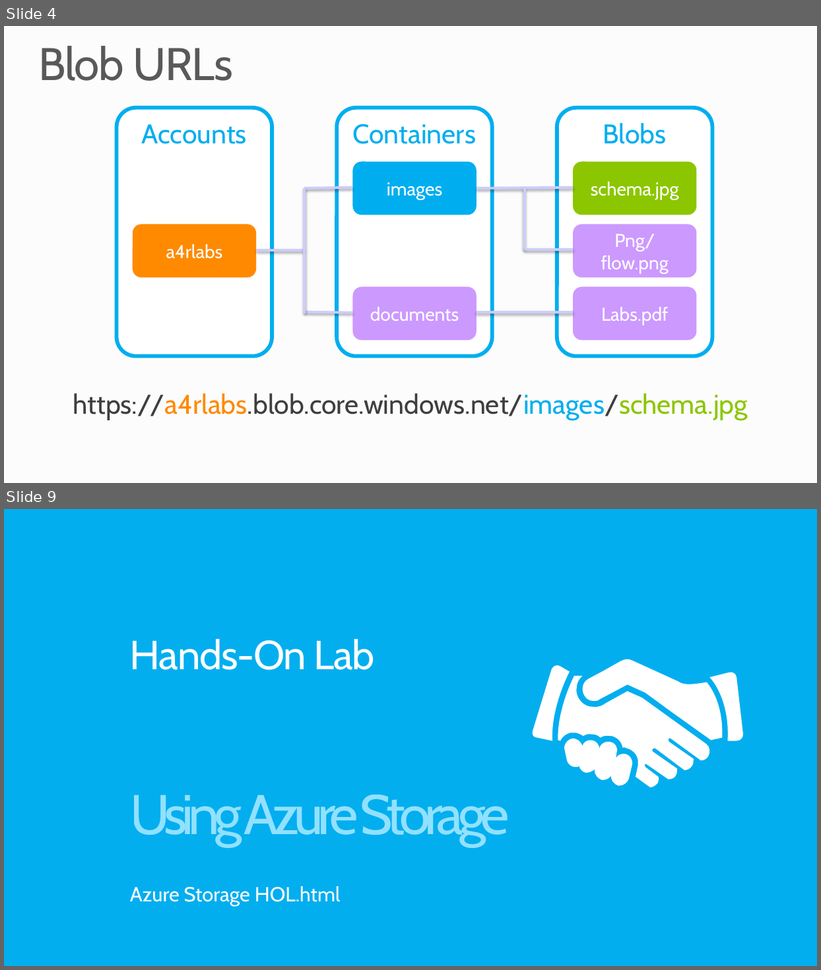
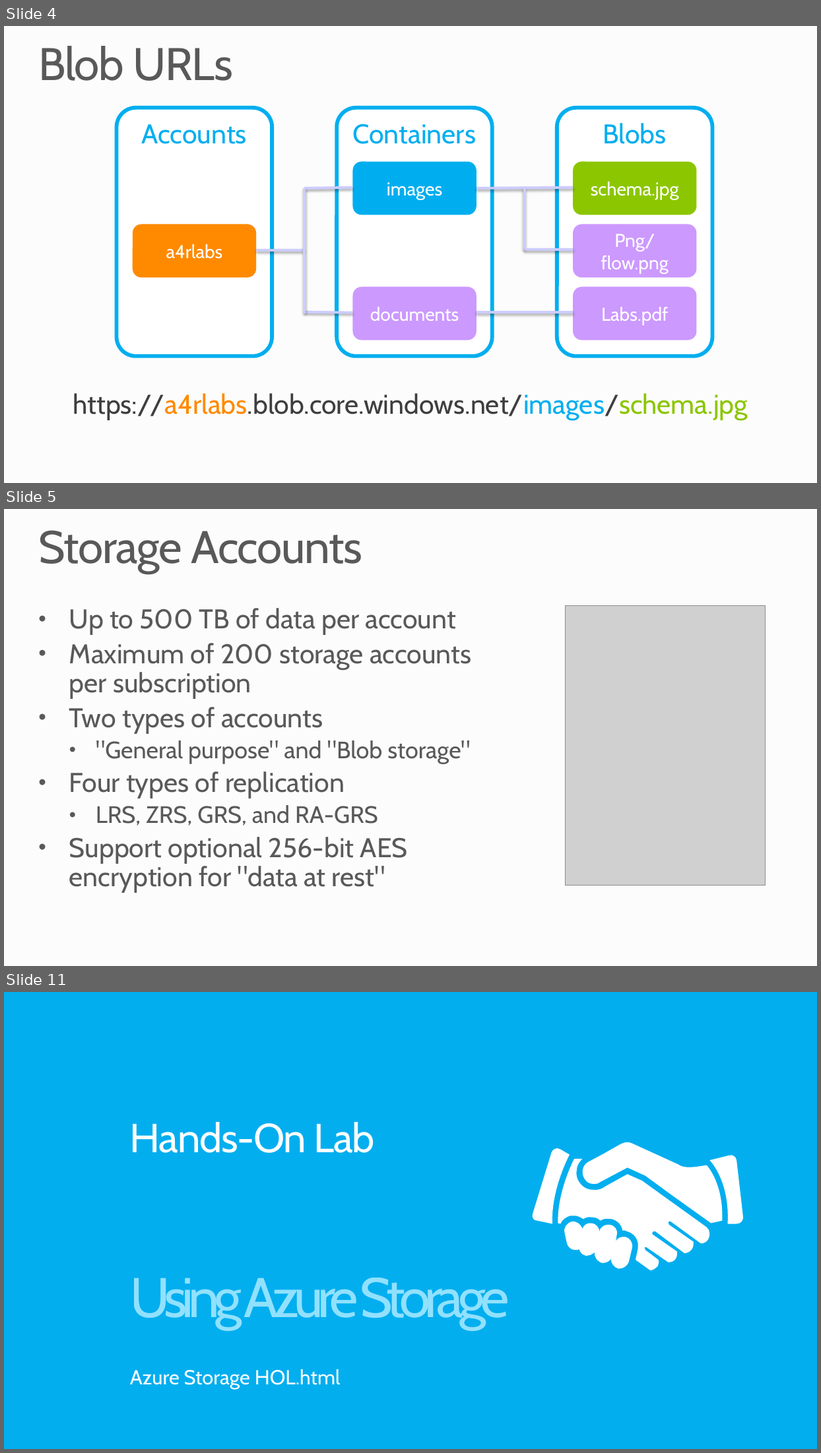
Before and after one commit to MSRConnections/Azure-training-course, a slide deck: Content/Storage/Azure Storage.pptx. Shown one above the other, each under a label of ours: slides 4 and 9 before the commit, slides 4, 5 and 11 after it; the slides between them are not shown. The pictures are 821x970 and 821x1453 pixels, drawn with LibreOffice and Linux fonts; fonts in the diff are those of the drawing; grey boxes stand for pictures; background and template pictures are left out. Boxes give left, top, right and bottom in pixels: in the first picture for what was removed or moved away, otherwise in the second. Text is boxed around its words. In the diff, an @@ line names an element or a change of style, - is before the commit and + after.

Commit message:
Updated Storage module

```diff
--- a/Content/Storage/Azure Storage.pptx
+++ b/Content/Storage/Azure Storage.pptx
@@ slide 5 added at (4, 509, 817, 966), background #FCFCFC @@
@@ title added at (38, 530, 363, 574), 54 pt, text #595959 @@
+Storage Accounts
@@ picture added at (565, 605, 765, 885) @@
@@ text added at (69, 608, 471, 893), 32 pt, text #595959 @@
+• Up to 500 TB of data per account
+• Maximum of 200 storage accounts per subscription
+• Two types of accounts
+  • "General purpose" and "Blob storage"
+• Four types of replication
+  • LRS, ZRS, GRS, and RA-GRS
+• Support optional 256-bit AES encryption for "data at rest"
@@ what was slide 9 is now slide 11 @@
```
Also in this commit, not shown: 5 slides changed, 1 other slide added, 2 other files.
